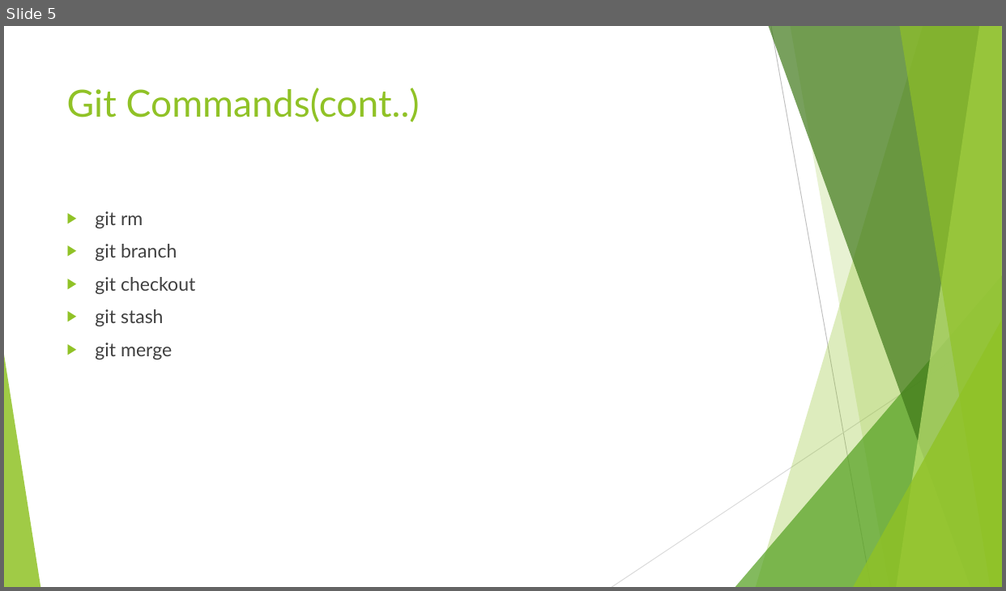
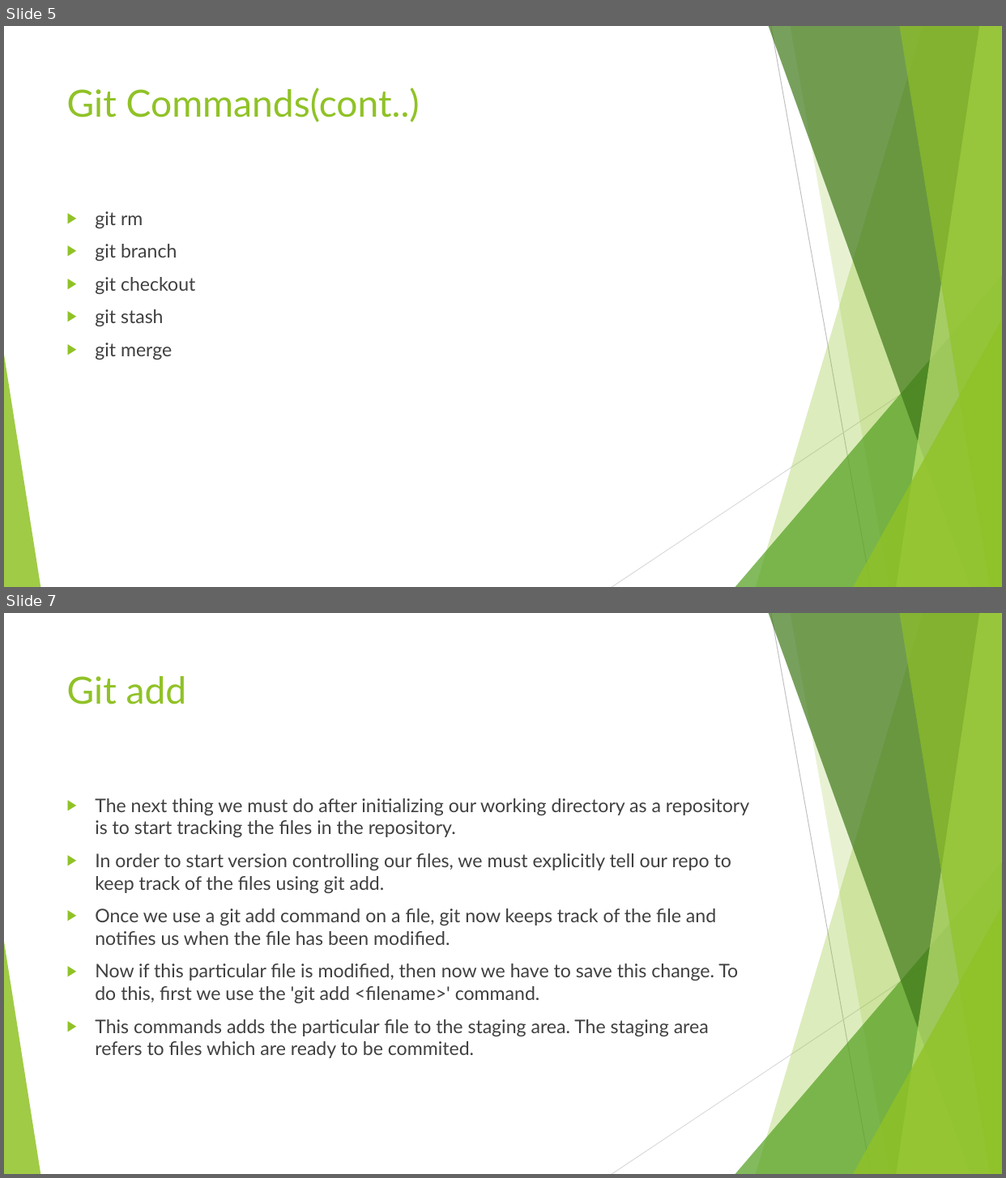
Before and after one commit to Gautam0401/My-Repo, a slide deck: GIT.pptx. Shown one above the other, each under a label of ours: slide 5 before the commit, slides 5 and 7 after it; the slides between them are not shown. The pictures are 1006x591 and 1006x1178 pixels, drawn with LibreOffice and Linux fonts; fonts in the diff are those of the drawing. Boxes give left, top, right and bottom in pixels: in the first picture for what was removed or moved away, otherwise in the second. Text is boxed around its words. In the diff, an @@ line names an element or a change of style, - is before the commit and + after.

```diff
--- a/GIT.pptx
+++ b/GIT.pptx
@@ slide 7 added at box(4, 613, 1002, 1174), background #FFFFFF; not listed: 10 template elements that a slide beside it also shows @@
@@ title added at box(67, 676, 187, 705), 36 pt, text #90C226 @@
+Git add
@@ text added at box(95, 798, 749, 1059), 18 pt, text #404040 @@
+▶ The next thing we must do after initializing our working directory as a repository is to start tracking the files in the repository.
+▶ In order to start version controlling our files, we must explicitly tell our repo to keep track of the files using git add.
+▶ Once we use a git add command on a file, git now keeps track of the file and notifies us when the file has been modified.
+▶ Now if this particular file is modified, then now we have to save this change. To do this, first we use the 'git add <filename>' command.
+▶ This commands adds the particular file to the staging area. The staging area refers to files which are ready to be commited.
```
Also in this commit, not shown: 1 slide changed, 4 other slides added, 2 slides removed.
